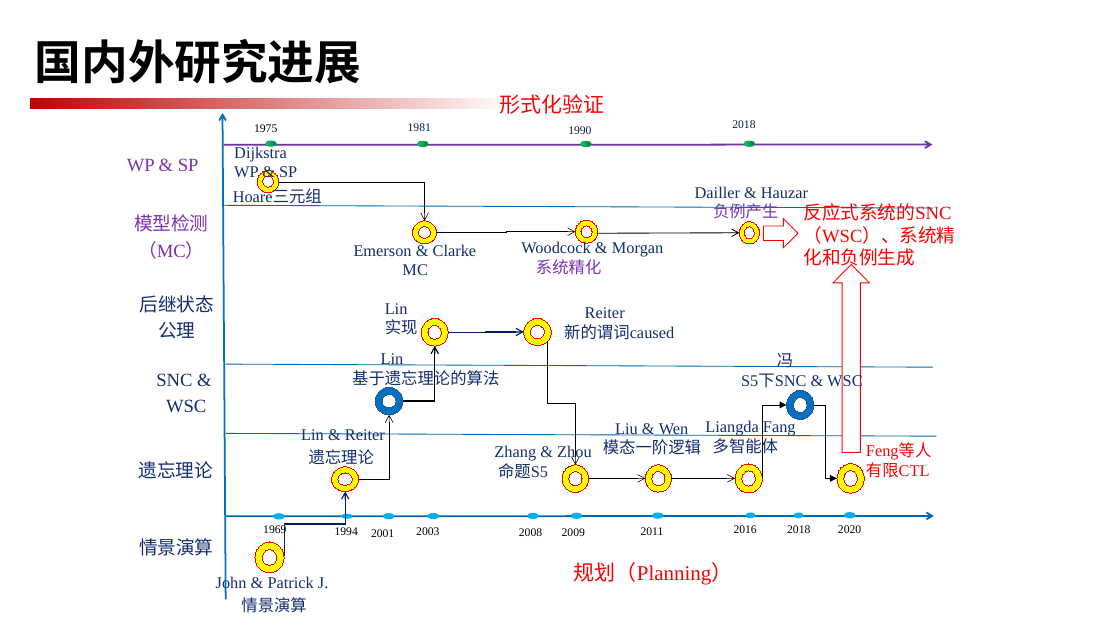
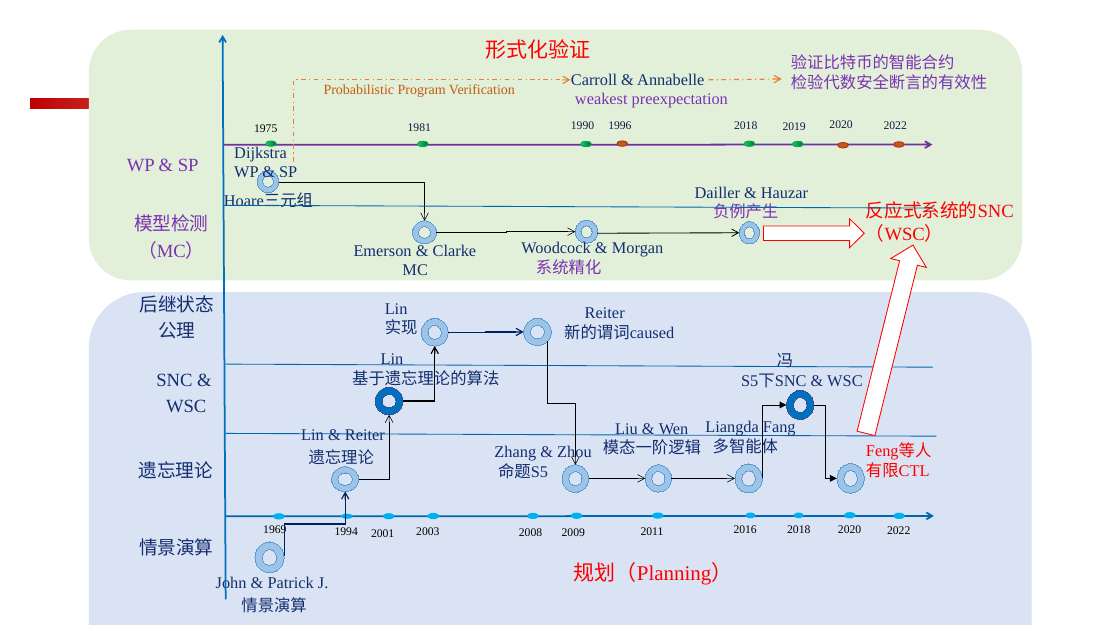
Before and after one commit to fengrenyan/fry, a slide deck: slide 6 of 毕业论文/毕业答辩/ppt/PPt素材.pptx. Drawn at 1120x630 pixels with LibreOffice and Linux fonts; fonts in the diff are those of the drawing. Boxes give left, top, right and bottom in pixels: in the first picture for what was removed or moved away, otherwise in the second. Text is boxed around its words. In the diff, an @@ line names an element or a change of style, - is before the commit and + after.

```diff
--- a/毕业论文/毕业答辩/ppt/PPt素材.pptx
+++ b/毕业论文/毕业答辩/ppt/PPt素材.pptx
@@ rounded rectangle added at bbox=[89, 29, 1023, 280], fill #E2F0D9 @@
@@ title removed at bbox=[35, 39, 361, 84] @@
-国内外研究进展
@@ arrow moved from (226, 599) - (223, 113) to (226, 599) - (223, 35) @@
@@ text "形式化验证": place and size @@
-text "形式化验证" at bbox=[500, 94, 605, 114]
+text "形式化验证" at bbox=[486, 39, 591, 59]
@@ text added at bbox=[791, 54, 987, 90], 14 pt, text gradient #7B32B2 to #401A5D @@
+验证比特币的智能合约
+检验代数安全断言的有效性
@@ elbow arrow added from (294, 161) to (571, 80), #ED7D31 1 pt dashed @@
@@ text added at bbox=[324, 84, 515, 97], 12 pt, text #C55A11 @@
+Probabilistic Program Verification
@@ text added at bbox=[571, 73, 728, 108], 14 pt, text gradient #7B32B2 to #401A5D @@
+Carroll & Annabelle
+weakest preexpectation
@@ arrow added from (709, 80) to (782, 79), #ED7D31 1 pt dashed @@
@@ text "1990": place and size @@
-text "1990" at bbox=[568, 126, 591, 134]
+text "1990" at bbox=[571, 121, 594, 129]
@@ text added at bbox=[608, 121, 631, 129], 10 pt, text #0C1C42 @@
+1996
@@ ellipse added at bbox=[618, 141, 628, 146], fill #C55A11, outline #AD2D17 0.75 pt @@
@@ text added at bbox=[783, 122, 806, 130], 10 pt, text #0C1C42 @@
+2019
@@ ellipse added at bbox=[793, 141, 803, 146], fill gradient #14CD68 to #0B6E38, outline #00B050 0.75 pt @@
@@ text added at bbox=[829, 120, 852, 128], 10 pt, text #0C1C42 @@
+2020
@@ ellipse added at bbox=[838, 143, 848, 148], fill #C55A11, outline #AD2D17 0.75 pt @@
@@ text added at bbox=[884, 121, 907, 129], 10 pt, text #0C1C42 @@
+2022
@@ ellipse added at bbox=[894, 142, 904, 147], fill #C55A11, outline #AD2D17 0.75 pt @@
@@ text "Hoare三元组": place and size @@
-text "Hoare三元组" at bbox=[233, 189, 322, 206]
+text "Hoare三元组" at bbox=[224, 193, 313, 210]
@@ text at bbox=[866, 201, 1014, 246]: text changed @@
-反应式系统的SNC（WSC）、系统精化和负例生成
+反应式系统的SNC（WSC）
@@ fill #FFFF00 to #9DC3E6; outline #FF0000 0.75 pt to #5B9BD5 0.75 pt in 12 elements at bbox=[255, 542, 285, 573], bbox=[421, 318, 448, 346], bbox=[523, 318, 551, 345], bbox=[562, 465, 589, 492], bbox=[645, 465, 671, 492], bbox=[332, 467, 359, 492], bbox=[735, 464, 763, 492], bbox=[837, 464, 865, 493], bbox=[257, 171, 279, 192], bbox=[413, 221, 436, 245], bbox=[576, 220, 598, 243], bbox=[739, 222, 760, 244] @@
@@ right arrow: place and size @@
-right arrow at bbox=[764, 218, 798, 248]
+right arrow at bbox=[764, 218, 865, 248]
@@ right arrow at bbox=[848, 241, 931, 438]: rotation 270 to 284 degrees @@
@@ round same rect added at bbox=[89, 292, 1032, 625], fill #DAE3F3 @@
@@ text added at bbox=[887, 526, 910, 534], 10 pt, text #000000 @@
+2022
@@ ellipse added at bbox=[894, 513, 904, 518], fill #00B0F0, outline #00B0F0 0.75 pt @@
```
Also in this commit, not shown: 2 slides added, 17 other files.
